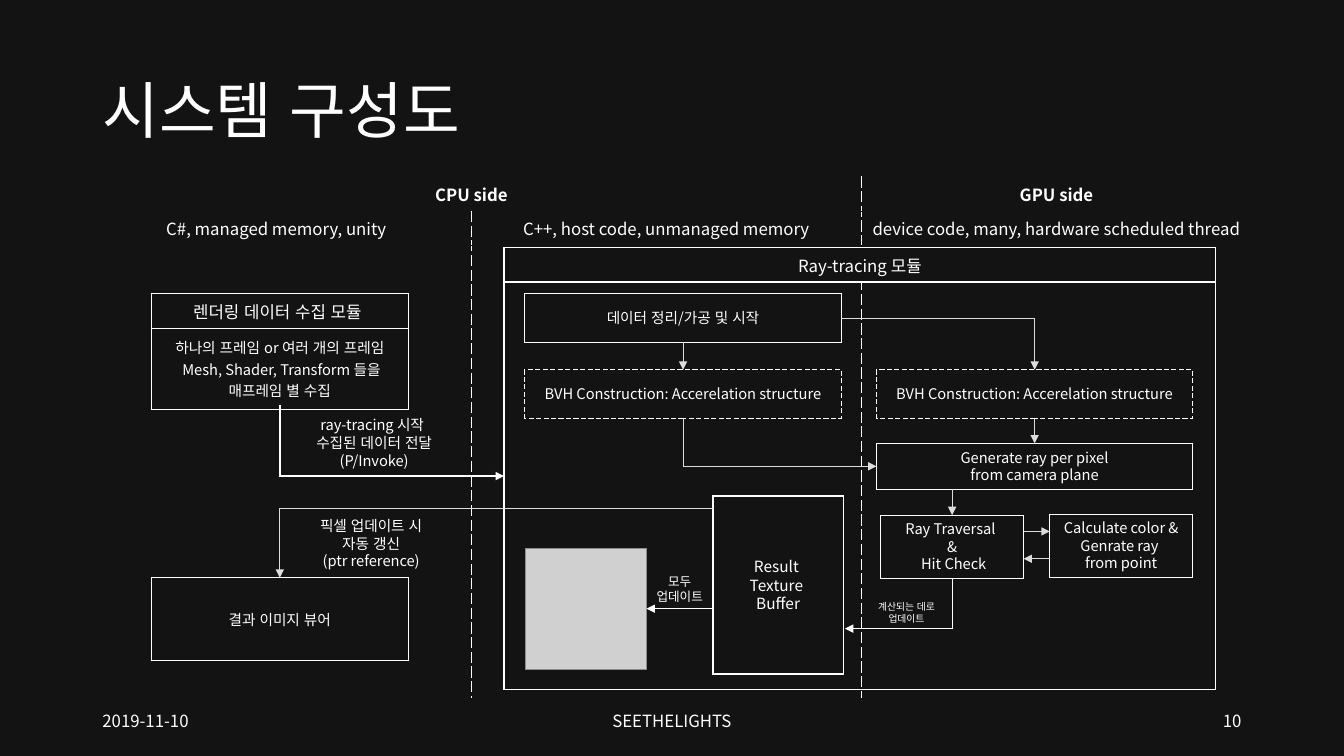
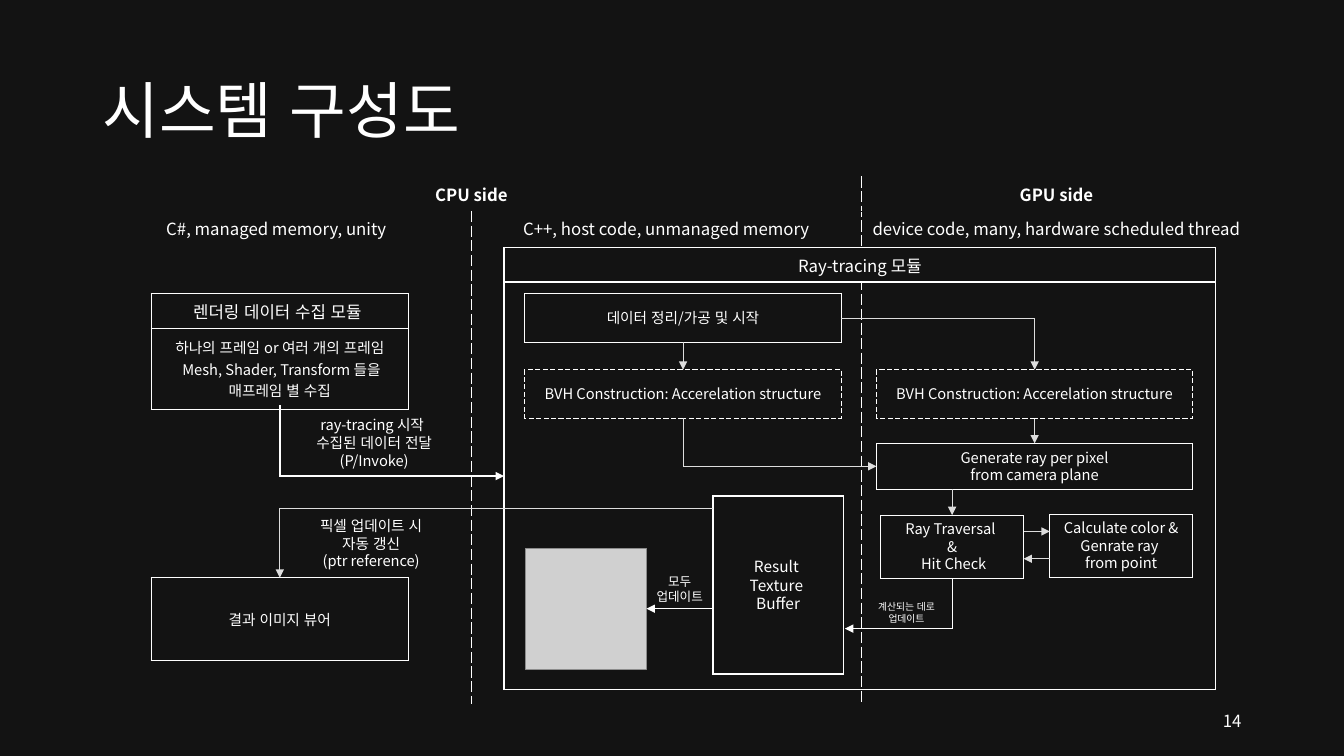
Before and after one commit to SEETHELGIHT/CapstonePlanning, a slide deck: slide 14 of doc/GPU-Accelerated_Ray_Tracing.pptx (slide 10 before the commit). Drawn at 1344x756 pixels with LibreOffice and Linux fonts; fonts in the diff are those of the drawing; grey boxes stand for pictures. Boxes give left, top, right and bottom in pixels: in the first picture for what was removed or moved away, otherwise in the second. Text is boxed around its words. In the diff, an @@ line names an element or a change of style, - is before the commit and + after.

```diff
--- a/doc/GPU-Accelerated_Ray_Tracing.pptx
+++ b/doc/GPU-Accelerated_Ray_Tracing.pptx
@@ table at [82, 177, 1252, 702] @@
-row 3:  |  | 
@@ text removed at [102, 714, 188, 727] @@
-2019-11-10
@@ text removed at [612, 714, 731, 727] @@
-SEETHELIGHTS
@@ page number at [1223, 714, 1242, 727]: text changed @@
-10
+14
```
Also in this commit, not shown: 19 other slides changed, 5 slides added, 2 slides removed.
